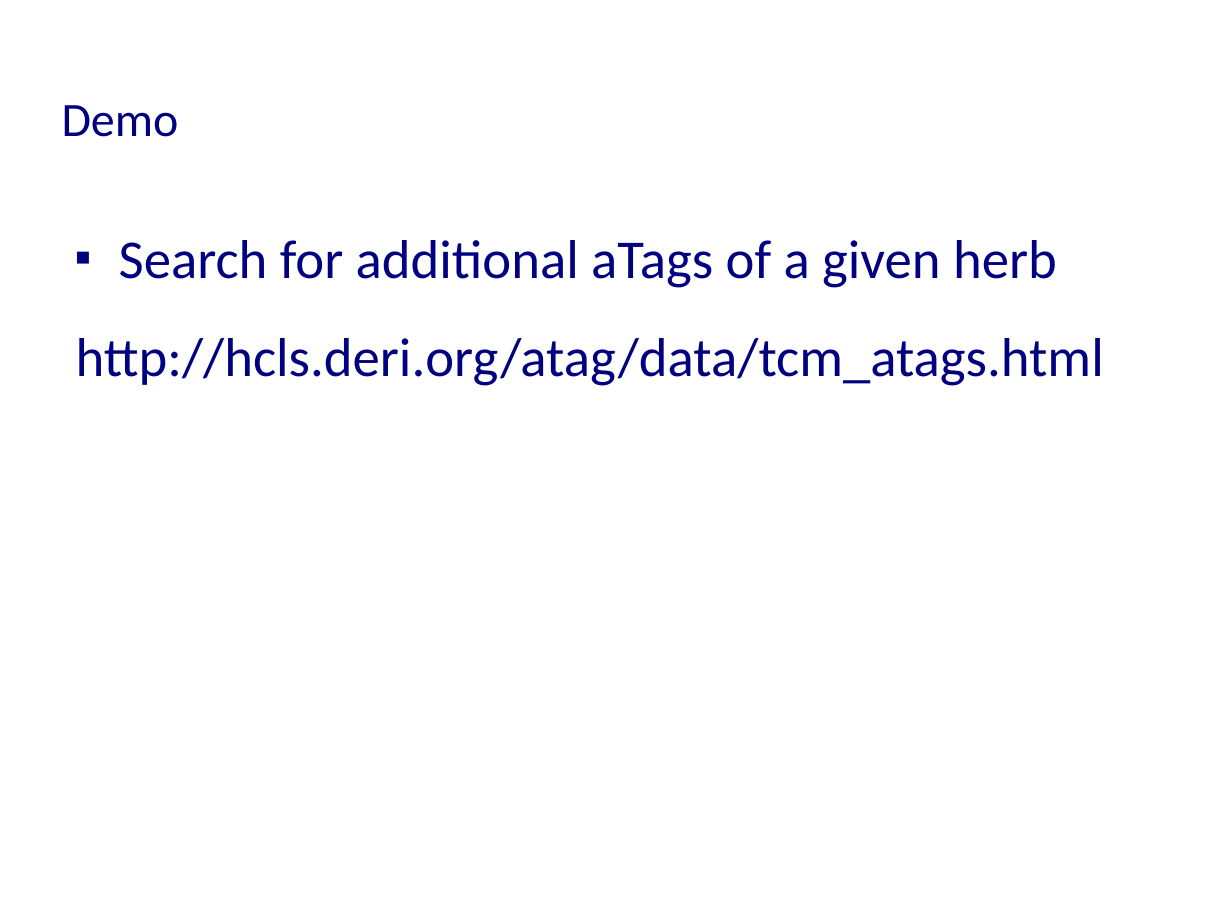
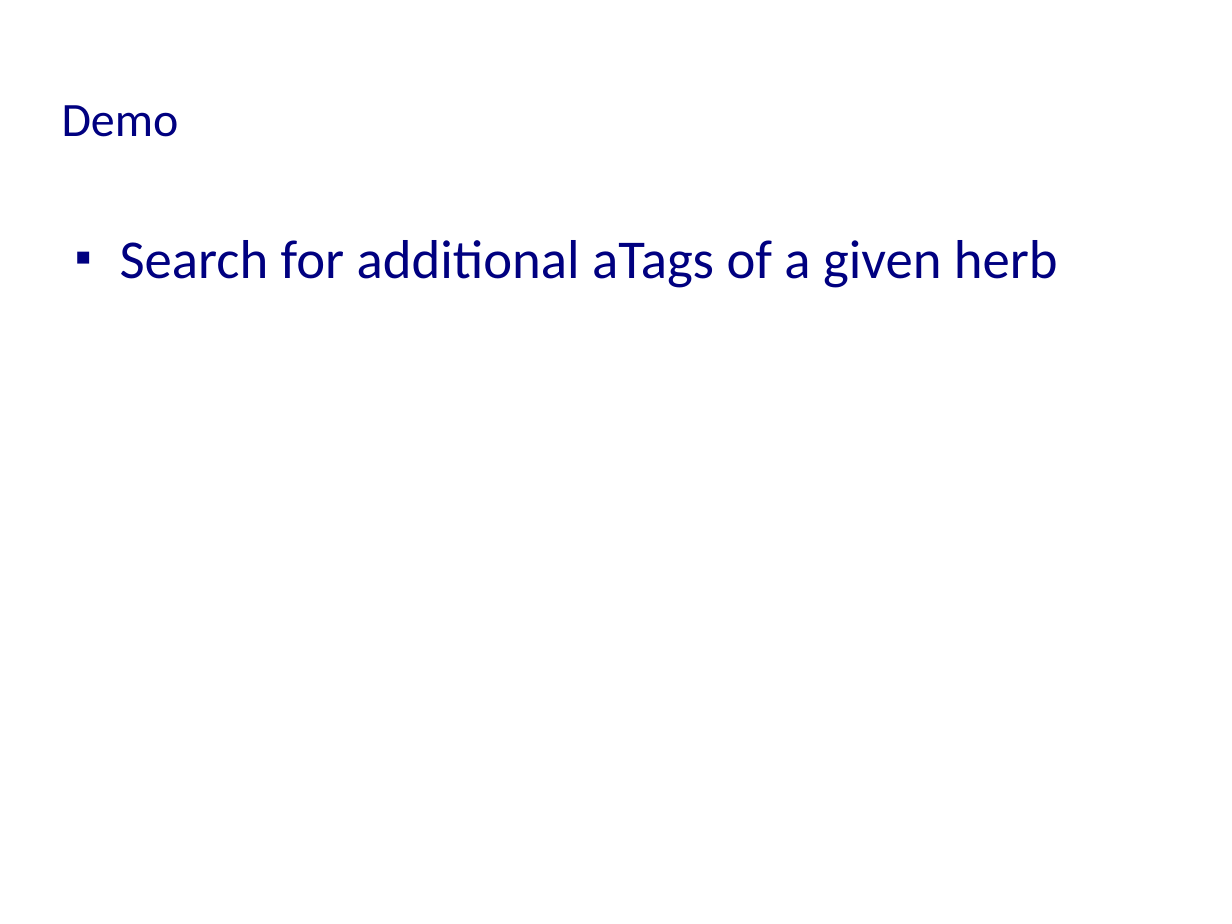
Before and after one commit to asanchez75/junsbriefcase, a slide deck: slide 5 of biordf2009_query_federation_case/dils09/demo.ppt. Drawn at 1232x924 pixels with LibreOffice and Linux fonts; fonts in the diff are those of the drawing. Boxes give left, top, right and bottom in pixels: in the first picture for what was removed or moved away, otherwise in the second. Text is boxed around its words. In the diff, an @@ line names an element or a change of style, - is before the commit and + after.

```diff
--- a/biordf2009_query_federation_case/dils09/demo.ppt
+++ b/biordf2009_query_federation_case/dils09/demo.ppt
@@ text "Search for additional aTags of ..." at (120, 240, 1058, 288): indent changed @@
@@ text at (76, 338, 1104, 386): paragraph removed @@
-http://hcls.deri.org/atag/data/tcm_atags.html
```
Also in this commit, not shown: 3 other slides changed, 1 slide added, 1 slide removed.
